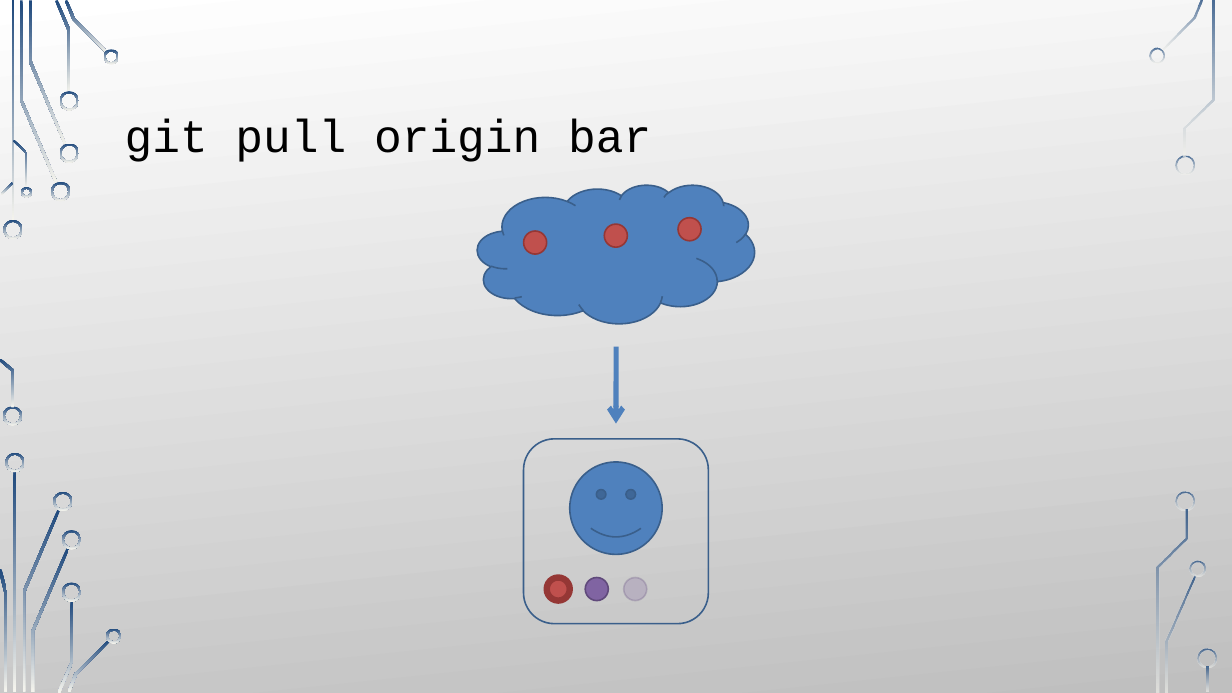
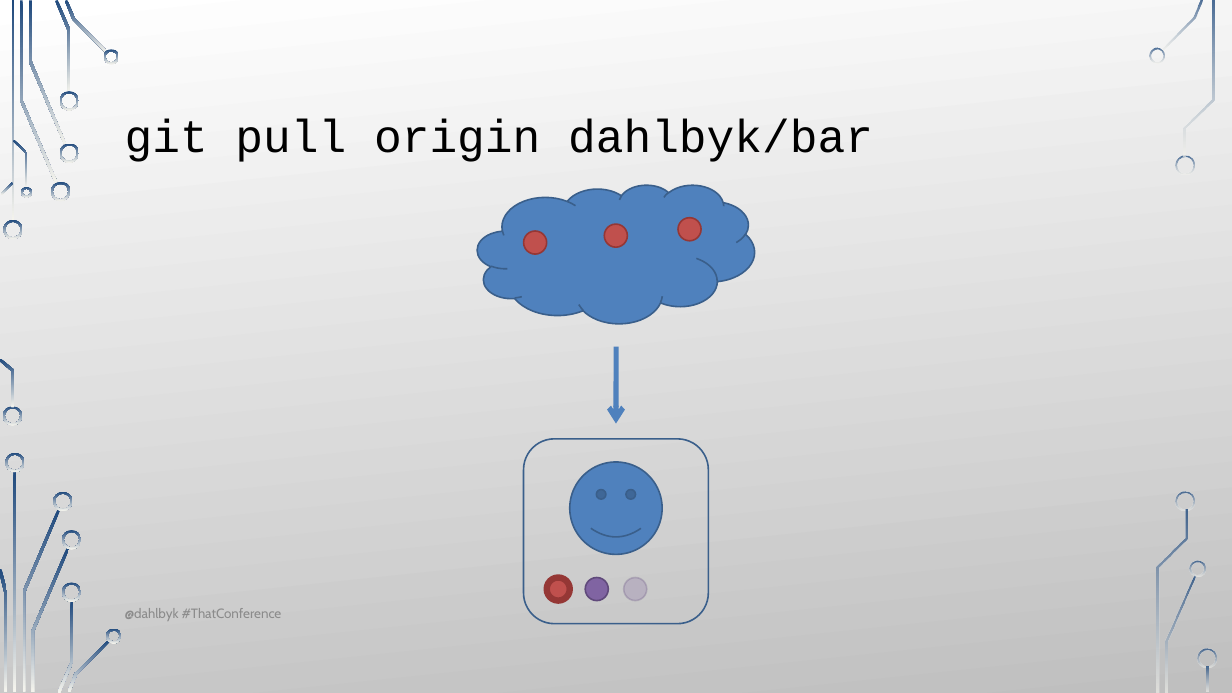
Before and after one commit to dahlbyk/Presentations, a slide deck: slide 30 of UnderstandingGit2/Slides.pptx. Drawn at 1232x693 pixels with LibreOffice and Linux fonts; fonts in the diff are those of the drawing; background and template pictures are left out. Boxes give left, top, right and bottom in pixels: in the first picture for what was removed or moved away, otherwise in the second. Text is boxed around its words. In the diff, an @@ line names an element or a change of style, - is before the commit and + after.

```diff
--- a/UnderstandingGit2/Slides.pptx
+++ b/UnderstandingGit2/Slides.pptx
@@ title at box(125, 119, 873, 162): text changed @@
-git pull origin bar
+git pull origin dahlbyk/bar
@@ text added at box(125, 608, 282, 621), 10.5 pt, text #8C8C8C @@
+@dahlbyk #ThatConference
```
Also in this commit, not shown: 33 other slides changed, 7 slides added, 1 slide removed.
